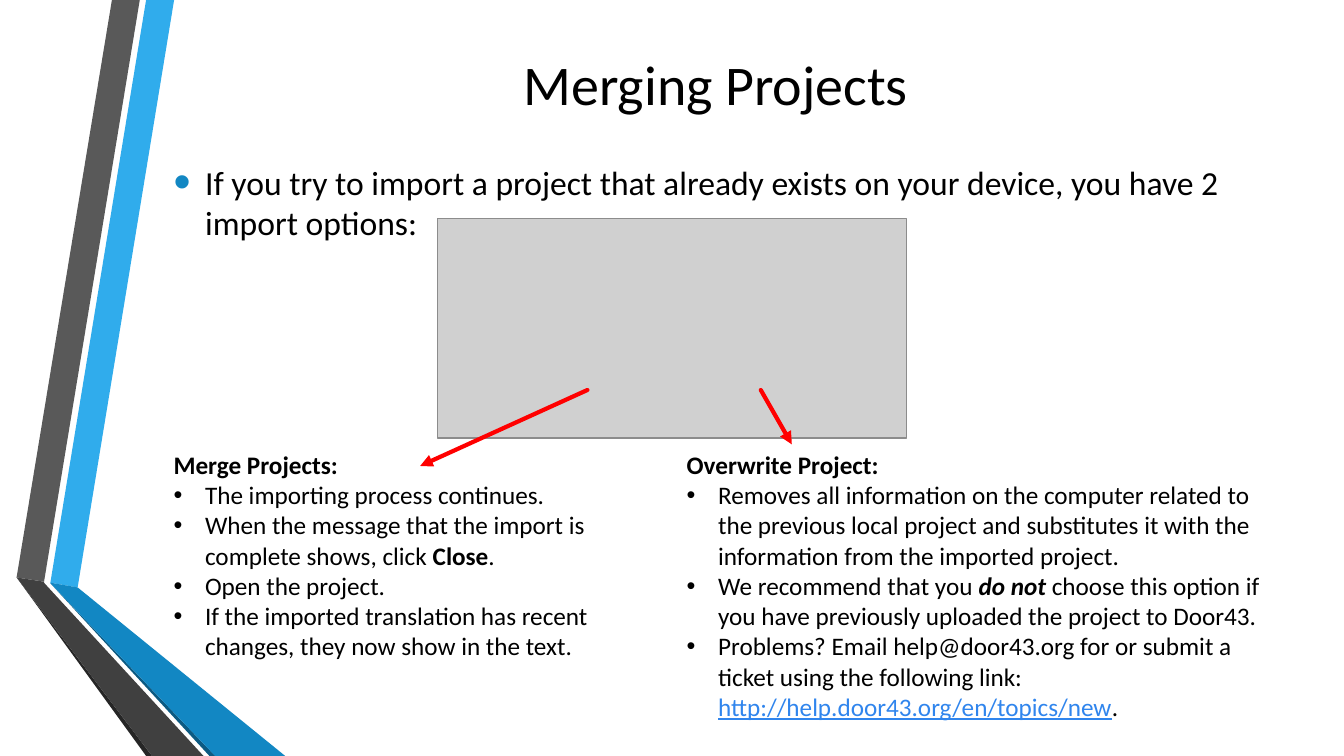
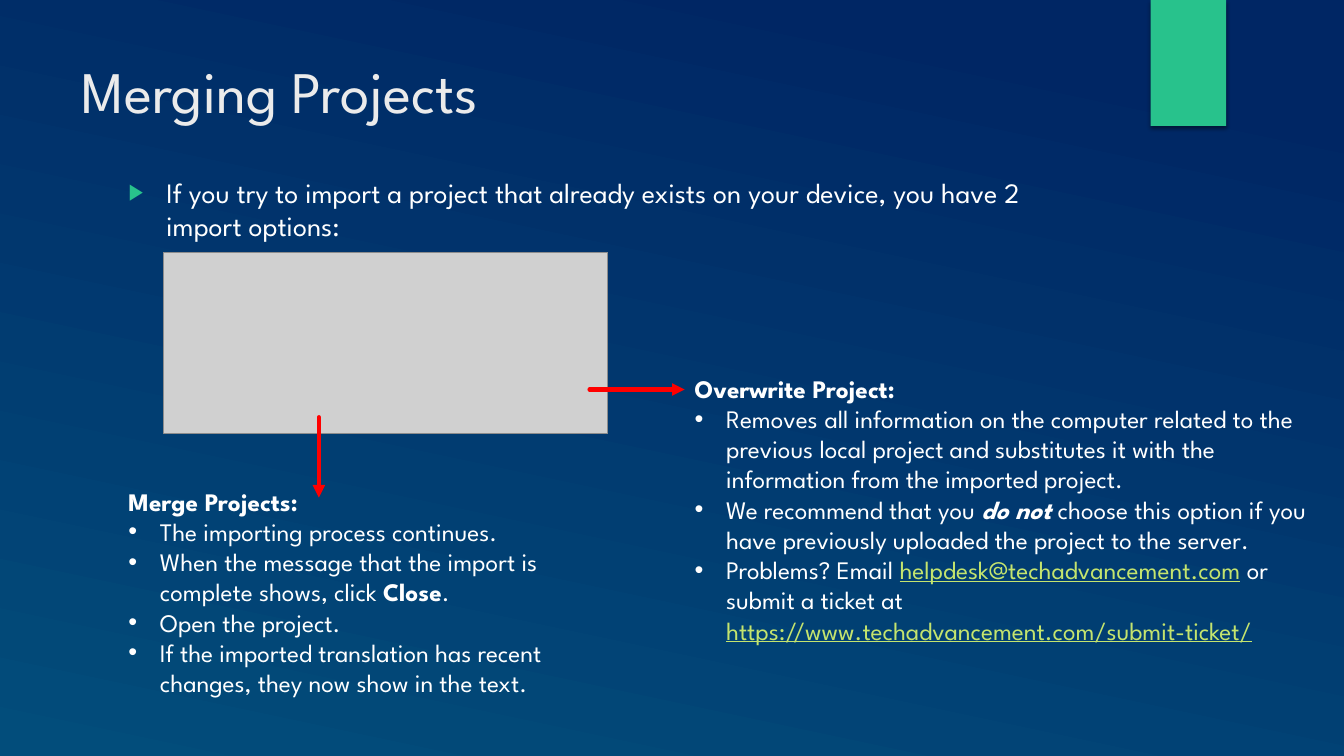
Before and after one commit to mondele/btt-writer-docs, a slide deck: slide 22 of docs/DUpload.pptx (slide 21 before the commit). Drawn at 1344x756 pixels with LibreOffice and Linux fonts; fonts in the diff are those of the drawing; grey boxes stand for pictures; background and template pictures are left out. Boxes give left, top, right and bottom in pixels: in the first picture for what was removed or moved away, otherwise in the second. Text is boxed around its words. In the diff, an @@ line names an element or a change of style, - is before the commit and + after.

```diff
--- a/docs/DUpload.pptx
+++ b/docs/DUpload.pptx
@@ background picture (left out) to gradient #002664 to #024E7B @@
@@ rectangle added at (1150,0,1226,126), fill #28C28C @@
@@ title "Merging Projects": place and size @@
-title "Merging Projects" at (524,66,907,115)
+title "Merging Projects" at (81,74,479,126)
@@ title "Merging Projects" at (81,74,479,126): size 40 to 42 pt, font Calibri to League Spartan, text colour #000000 to #EBEBEB; alignment centre to left; vertical alignment middle to top @@
@@ text "If you try to import ...": place and size @@
-text "If you try to import ..." at (205,171,1218,241)
+text "If you try to import ..." at (166,183,1019,242)
@@ text "If you try to import ..." at (166,183,1019,242): size 24 to 20 pt, font Calibri to League Spartan, text colour #000000 to #FFFFFF; bullet • to ▶; bullet colour #1287C3 to #28C28C @@
@@ picture removed at (438,219,906,439) @@
@@ picture added at (163,252,608,434) @@
@@ arrow moved from (761, 390) - (792, 445) to (590, 389) - (685, 389) @@
@@ text "Overwrite Project:": place and size @@
-text "Overwrite Project:" at (687,456,1259,721)
+text "Overwrite Project:" at (695,381,1306,646)
@@ text at (695,381,1293,494): font Calibri to League Spartan, text colour #000000 to #FFFFFF in "Overwrite Project:", "Removes all information on the computer related ..." @@
@@ arrow moved from (588, 390) - (420, 466) to (319, 417) - (319, 498) @@
@@ text "Merge Projects:": place and size @@
-text "Merge Projects:" at (174,456,588,660)
+text "Merge Projects:" at (128,494,542,698)
@@ text "Merge Projects:" at (128,494,542,698): font Calibri to League Spartan, text colour #000000 to #FFFFFF @@
@@ text at (726,492,1306,646): text changed; font Calibri to League Spartan; text colour #000000 to #FFFFFF @@
-• We recommend that you do not choose this option if you have previously uploaded the project to Door43.
-• Problems? Email help@door43.org for or submit a ticket using the following link: http://help.door43.org/en/topics/new.
+• We recommend that you do not choose this option if you have previously uploaded the project to the server.
+• Problems? Email helpdesk@techadvancement.com or submit a ticket at https://www.techadvancement.com/submit-ticket/
@@ group removed at (16,0,285,756): 6 freeform shapes @@
```
Also in this commit, not shown: 23 other slides changed, 1 slide added, 13 other files.
